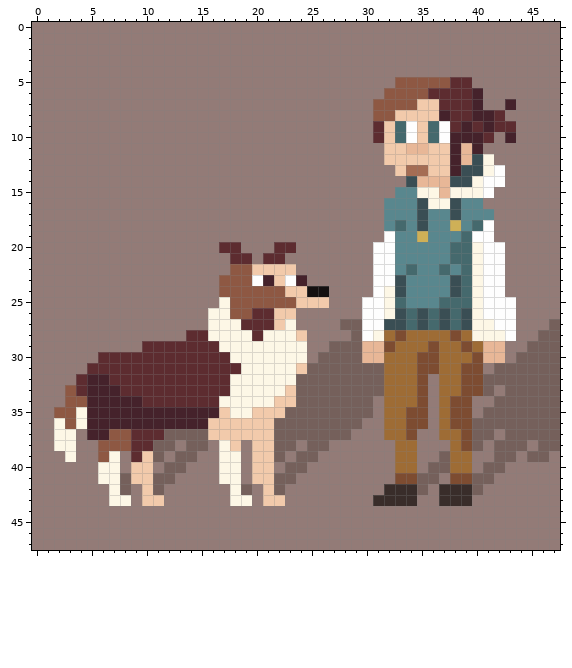
A pixel-art file gets an edit: art/concept art.aseprite. Above: the version before the commit.
48x48 pixels, 1 frame.
New version:
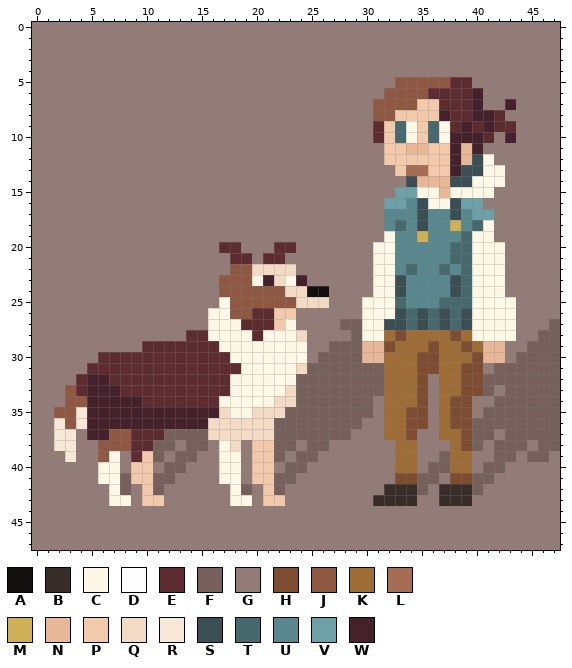
Palette (. is transparent): A #141010  B #392d2a  C #fdf7e6  D #fefefe  E #5d2c30  F #75605b  G #937b77  H #7d4c31  J #8e5843  K #9e6c35  L #a56d54  M #ceb057  N #e8b797  P #f2caab  Q #f3dac4  R #f7e7d6  S #3a4e54  T #45696d  U #59878e  V #6da0a7  W #45222b
Diff:
Colour D becomes colour C in rows 9 to 10 at x 34 and 37; in row 13 at x 42; in row 14 at x 41 to 42; in row 15 at x 41; in row 18 at x 41; in row 19 at x 32 and 40 to 41.
Colour D becomes colour C in rows 20 to 22 at x 31 to 32 and 41 to 42; in row 23 at x 20, 23, 31 to 32 and 41 to 42; in row 24 at x 31 and 41 to 42; in rows 25 to 26 at x 30 to 31 and 41 to 43; in row 27 at x 30 to 31 and 42 to 43; in row 28 at x 30 and 43.
Colour P becomes colour Q in row 22 at x 20 to 23; in row 23 at x 22; in row 24 at x 23 to 24; in row 25 at x 24 to 26; in row 28 at x 24; in row 31 at x 24.
Colour P becomes colour Q in row 33 at x 23; in row 34 at x 22 to 23; in row 35 at x 17 and 20 to 22; in rows 36 to 37 at x 16 to 21; in row 38 at x 18.
Colour C becomes colour R in row 35 at x 4; in row 36 at x 2 and 4; in rows 37 to 38 at x 2 to 3; in row 39 at x 3.
Colour U becomes colour V in row 15 at x 33 to 34; in row 16 at x 32 to 33 and 39 to 40; in row 17 at x 40 to 41.
